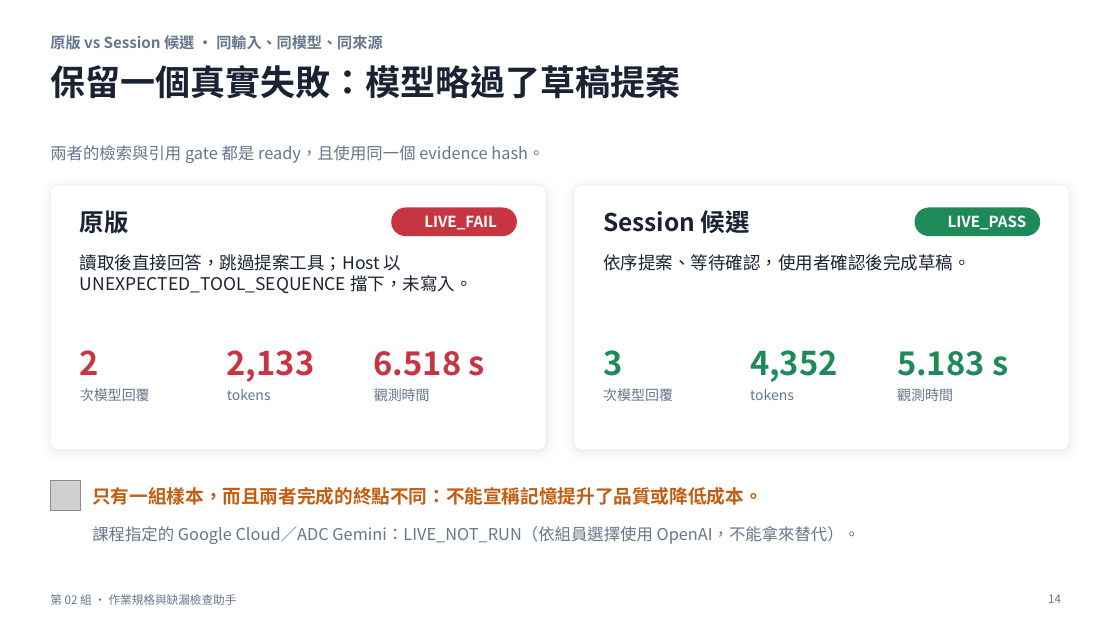
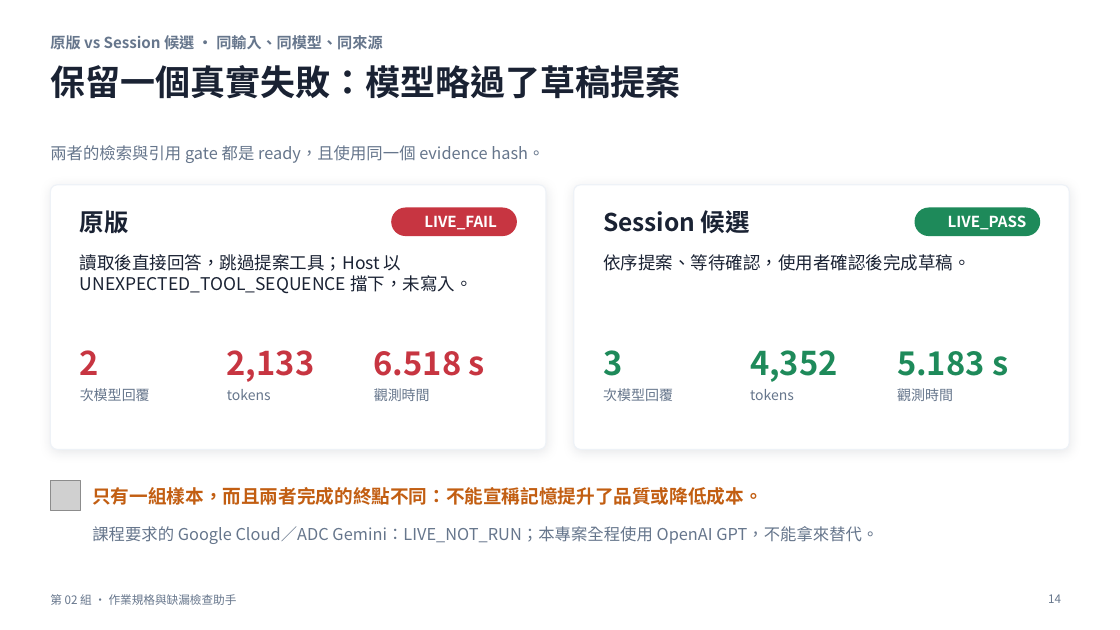
Before and after one commit to yoyo6108876/nutn-agent-2026f-team2-campus-life, a slide deck: slide 14 of reports/phase-review-v2/phase-review-v2.pptx. Drawn at 1120x630 pixels with LibreOffice and Linux fonts; fonts in the diff are those of the drawing; grey boxes stand for pictures; background and template pictures are left out. Boxes give left, top, right and bottom in pixels: in the first picture for what was removed or moved away, otherwise in the second. Text is boxed around its words. In the diff, an @@ line names an element or a change of style, - is before the commit and + after.

```diff
--- a/reports/phase-review-v2/phase-review-v2.pptx
+++ b/reports/phase-review-v2/phase-review-v2.pptx
@@ text at <box>92,526,878,544</box>: text changed @@
-課程指定的 Google Cloud／ADC Gemini：LIVE_NOT_RUN（依組員選擇使用 OpenAI，不能拿來替代）。
+課程要求的 Google Cloud／ADC Gemini：LIVE_NOT_RUN；本專案全程使用 OpenAI GPT，不能拿來替代。
```
Also in this commit, not shown: 7 other slides changed, 11 other files.
